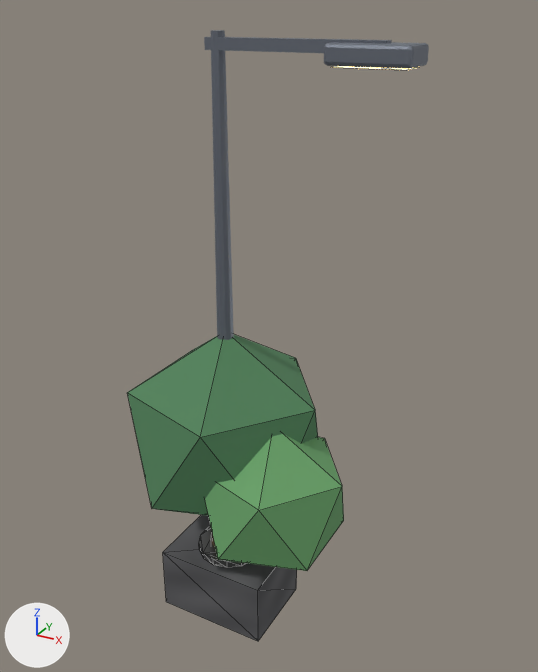
An edit to the glTF model game/assets/props.glb, drawn before and after from the same camera.
Camera for both pictures: a camera (50 mm lens) standing at (3.58, -5.63, 6.16) and looking at (0.34, 0.26, 3.22). Arrows for +X, +Y and +Z are at lower left; the lights stay in place. The picture after the commit comes second. Mesh edges are drawn as thin lines on the coarser meshes. Where no turn or scale is listed for an object, it has been applied to the vertices. Vertices at exactly the same position are counted once.

The scene before the commit, as lines of its bpy script (objects in view):
```python
me_cube_162 = bpy.data.meshes.new('Cube.162')
me_cube_162.from_pydata(...)  # a box spanning x -0.6..0.6, y -0.45..0.45, z 0.0..0.7, material slot 0; a 14-sided cylinder along z spanning x -0.341..0.341, y -0.35..0.35, z 0.7..0.78, material slot 1
me_cube_162.materials.append(mat_concrete)  # picture img_concretetex
me_cube_162.materials.append(mat_fandark)  # dark grey #595959
me_cylinder_018 = bpy.data.meshes.new('Cylinder.018')
me_cylinder_018.from_pydata(...)  # 84 vertices, 156 faces; spans x -0.1..1.75, y -0.2..0.2, z 0.0..6.0
me_cylinder_018.materials.append(mat_polemetal)  # grey #767c86
me_icosphere = bpy.data.meshes.new('Icosphere')
me_icosphere.from_pydata(...)  # an icosphere of 20 faces spanning x -0.98..0.98, y -0.94..0.94, z 1.1..3.3, material slot 0; an icosphere of 20 faces spanning x -1.27..0.07, y -0.39..0.89, z 1.15..2.65, material slot 0; an icosphere of 20 faces spanning x -0.02..1.42, y -0.98..0.38, z 1.0..2.6, material slot 1
me_icosphere.materials.append(mat_foliage)  # green #508159
me_icosphere.materials.append(mat_foliage2)  # green #69a269
ob_acunitmesh = bpy.data.objects.new('ACUnitMesh', me_cube_162)
ob_acunitmesh.location = (0.0, 0.0, 0.0)
ob_foliage = bpy.data.objects.new('Foliage', me_icosphere)
ob_foliage.location = (0.0, 0.0, 0.0)
ob_lampbody = bpy.data.objects.new('LampBody', me_cylinder_018)
ob_lampbody.location = (0.0, 0.0, 0.0)
```
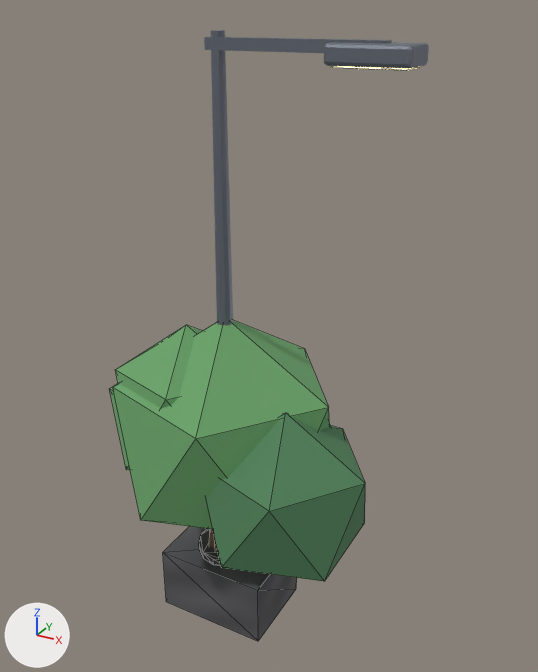
Location of each change, [x1, y1, x2, y2] in pixels of the pictures (538 x 672 px; the box of a moved part takes in the faces that stretch with it):
'Foliage', reshaped (17% wider, 11% taller)
    before: [127, 335, 344, 571]
    after: [110, 320, 365, 581]
part 1 of me_icosphere, added (green)
    after: [113, 320, 330, 529]
part 2 of me_icosphere, added
    after: [110, 384, 130, 470]
part 3 of me_icosphere, moved or reshaped
    before: [205, 434, 344, 571]
    after: [115, 325, 202, 408]
part 4 of me_icosphere, added (green)
    after: [206, 413, 365, 581]
part 5 of me_icosphere, deleted (green)
    before: [127, 335, 318, 515]

Edits to the bpy script that builds the scene:
```text
Change me_icosphere:
    used by ob_foliage; location = (0.0, 0.0, 0.0)
    remove me_icosphere.from_pydata(...)  # 36 vertices, 60 faces; spans x -1.27..1.42, y -0.98..0.94, z 1.0..3.3
    add me_icosphere.from_pydata(...)  # 60 vertices, 100 faces; spans x -1.56..1.65, y -1.12..1.15, z 0.95..3.45
    me_icosphere part 1: a new loose piece, an icosphere of 20 faces spanning x -1.12..1.12, y -1.06..1.06, z 0.95..3.45, in mat_foliage2 (green #69a269)
    me_icosphere part 2: a new loose piece, an icosphere of 20 faces spanning x -1.56..-0.04, y -0.42..1.02, z 1.15..2.85, in mat_foliage2 (green #69a269)
    me_icosphere part 3: the loose piece of 12 vertices spanning x -0.02..1.42, y -0.98..0.38, z 1.0..2.6 is moved by (-1.05, 0.15, 0.75)
    me_icosphere part 4: a new loose piece, an icosphere of 20 faces spanning x 0.05..1.65, y -1.12..0.42, z 1.0..2.8, in mat_foliage (green #508159)
    me_icosphere part 5: the loose piece of 12 vertices spanning x -0.98..0.98, y -0.94..0.94, z 1.1..3.3 is deleted
    other edits to the shape of me_icosphere do not show in these pictures
```
